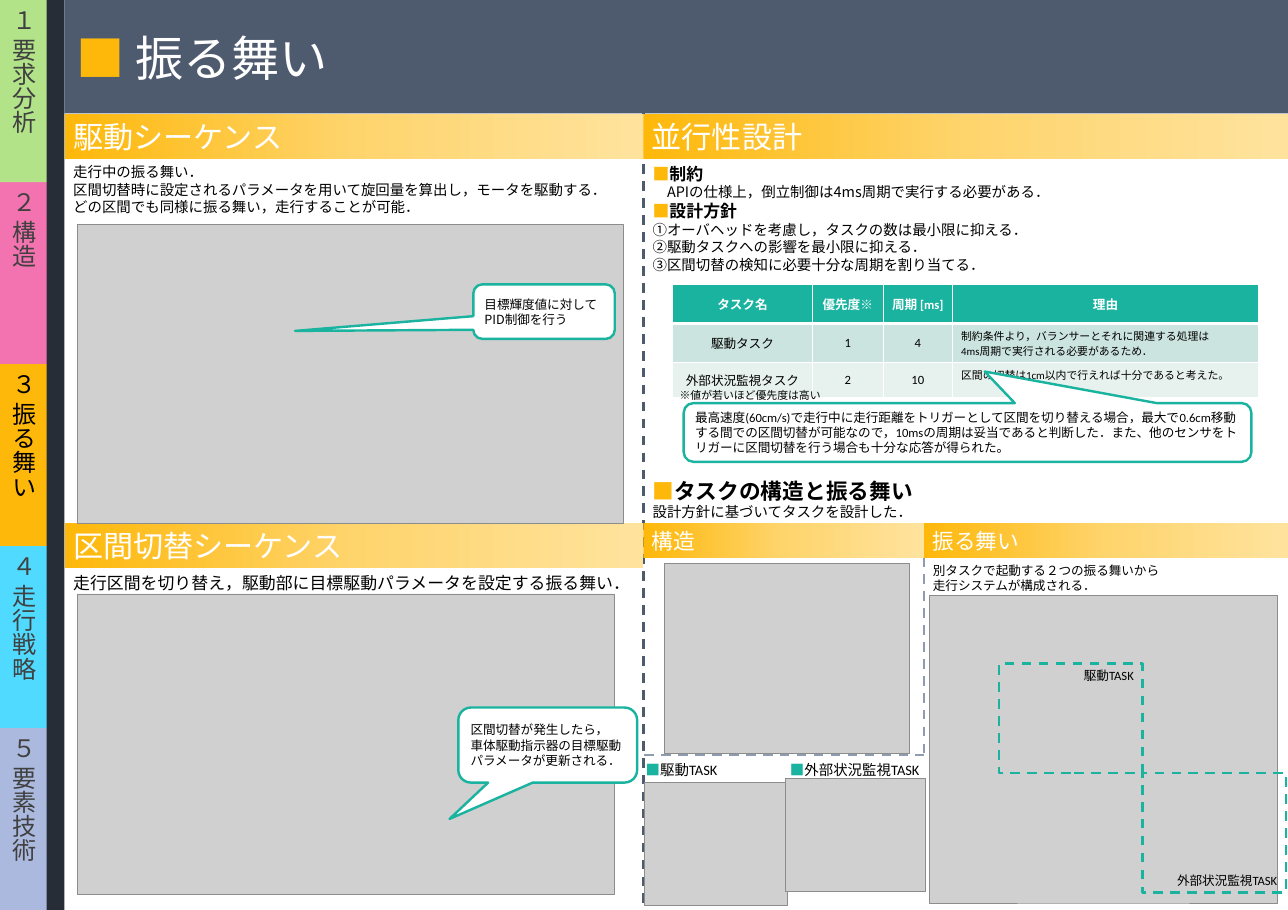
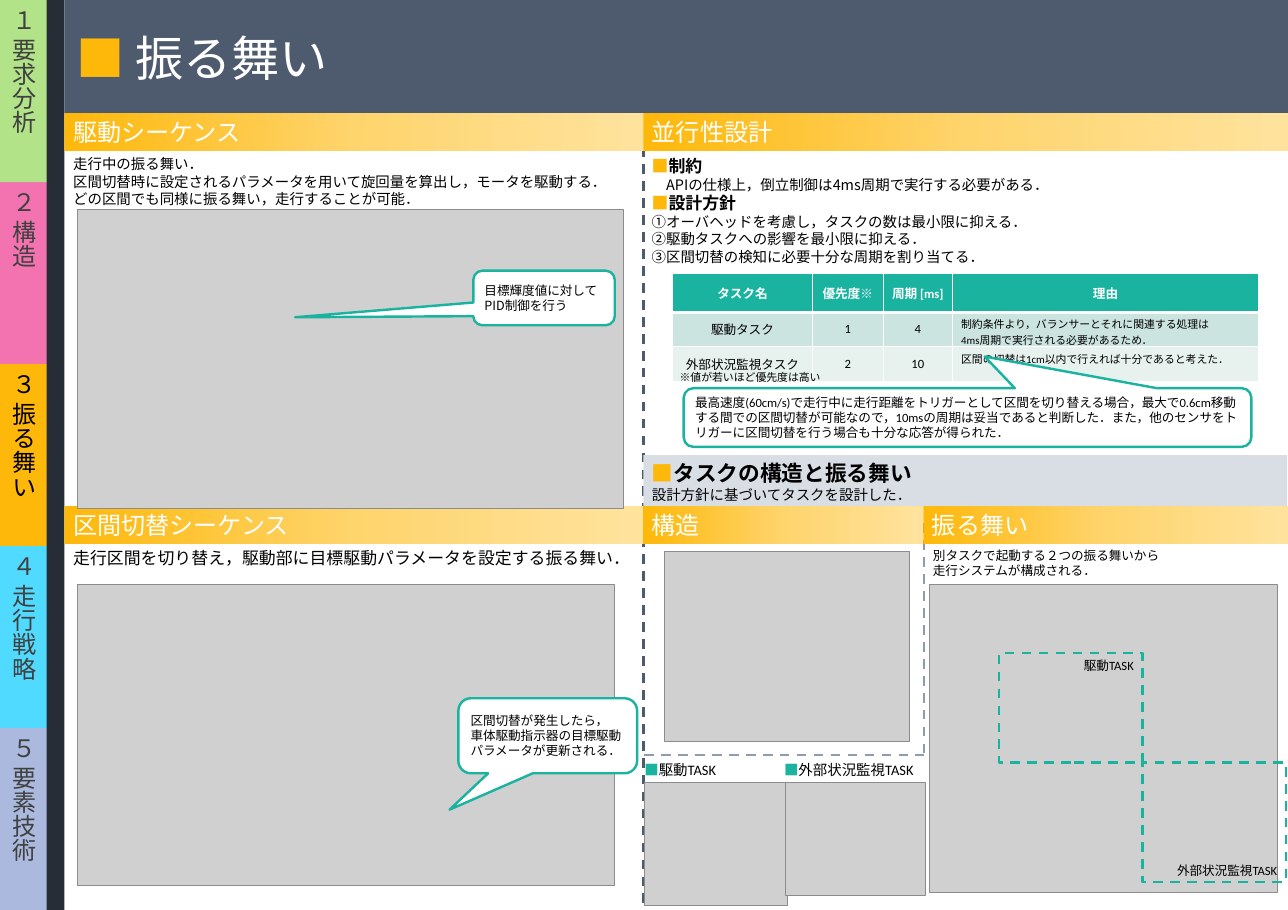
Before and after one commit to class-snct-rikitakelab/e-konbu2012, a slide deck: slide 4 of models/モデルシート HOMMA.pptx. Drawn at 1288x910 pixels with LibreOffice and Linux fonts; fonts in the diff are those of the drawing; grey boxes stand for pictures. Boxes give left, top, right and bottom in pixels: in the first picture for what was removed or moved away, otherwise in the second. Text is boxed around its words. In the diff, an @@ line names an element or a change of style, - is before the commit and + after.

```diff
--- a/models/モデルシート HOMMA.pptx
+++ b/models/モデルシート HOMMA.pptx
@@ rectangle "駆動シーケンス": place and size @@
-rectangle "駆動シーケンス" at (65, 114, 644, 159)
+rectangle "駆動シーケンス" at (64, 114, 643, 152)
@@ rectangle "並行性設計": place and size @@
-rectangle "並行性設計" at (643, 114, 1288, 159)
+rectangle "並行性設計" at (643, 114, 1288, 152)
@@ 3 pictures, 2 texts, 2 rectangles, 1 rounded speech box, 1 table: place and size @@
-3 pictures, 2 texts, 2 rectangles, 1 rounded speech box, 1 table at (73, 165, 1285, 903)
+3 pictures, 2 texts, 2 rectangles, 1 rounded speech box, 1 table at (73, 157, 1285, 893)
@@ table at (673, 273, 1259, 377) @@
-row 3, column 4: 区間の切替は1cm以内で行えれば十分であると考えた。
+row 3, column 4: 区間の切替は1cm以内で行えれば十分であると考えた．
@@ 2 rounded speech boxes, 2 texts, 1 picture: place and size @@
-2 rounded speech boxes, 2 texts, 1 picture at (77, 224, 1252, 591)
+2 rounded speech boxes, 2 texts, 1 picture at (77, 210, 1252, 576)
@@ text in rounded speech box at (695, 396, 1237, 438): text changed @@
-最高速度(60cm/s)で走行中に走行距離をトリガーとして区間を切り替える場合，最大で0.6cm移動する間での区間切替が可能なので，10msの周期は妥当であると判断した．また、他のセンサをトリガーに区間切替を行う場合も十分な応答が得られた。
+最高速度(60cm/s)で走行中に走行距離をトリガーとして区間を切り替える場合，最大で0.6cm移動する間での区間切替が可能なので，10msの周期は妥当であると判断した．また，他のセンサをトリガーに区間切替を行う場合も十分な応答が得られた．
@@ rectangle "■タスクの構造と振る舞い 設計方針に基づいてタスクを設計した．": place and size @@
-rectangle "■タスクの構造と振る舞い 設計方針に基づいてタスクを設計した．" at (653, 480, 913, 518)
+rectangle "■タスクの構造と振る舞い 設計方針に基づいてタスクを設計した．" at (643, 455, 1287, 508)
@@ rectangle "■タスクの構造と振る舞い 設計方針に基づいてタスクを設計した．" at (643, 455, 1287, 508): fill none to #D9DEE5 @@
@@ size 25 to 20 pt in 3 elements at (643, 114, 1288, 152), (64, 114, 643, 152), (64, 506, 642, 544) @@
@@ rectangle "区間切替シーケンス": place and size @@
-rectangle "区間切替シーケンス" at (65, 524, 643, 569)
+rectangle "区間切替シーケンス" at (64, 506, 642, 544)
@@ rectangle "構造": place and size @@
-rectangle "構造" at (643, 524, 923, 558)
+rectangle "構造" at (643, 506, 923, 544)
@@ rectangle "構造" at (643, 506, 923, 544): size 18 to 20 pt @@
@@ rectangle "振る舞い" at (923, 506, 1288, 544): size 18 to 20 pt @@
@@ rectangle "振る舞い": place and size @@
-rectangle "振る舞い" at (924, 524, 1288, 558)
+rectangle "振る舞い" at (923, 506, 1288, 544)
@@ text "走行区間を切り替え，駆動部に目標駆動パラメータを設定する振る舞い．": place and size @@
-text "走行区間を切り替え，駆動部に目標駆動パラメータを設定する振る舞い．" at (73, 575, 630, 591)
+text "走行区間を切り替え，駆動部に目標駆動パラメータを設定する振る舞い．" at (73, 550, 630, 566)
@@ text "■外部状況監視TASK": place and size @@
-text "■外部状況監視TASK" at (790, 763, 919, 779)
+text "■外部状況監視TASK" at (784, 763, 913, 776)
@@ picture: place and size @@
-picture at (785, 779, 925, 892)
+picture at (785, 783, 925, 895)
```
Also in this commit, not shown: 5 other slides changed, 5 other files.
